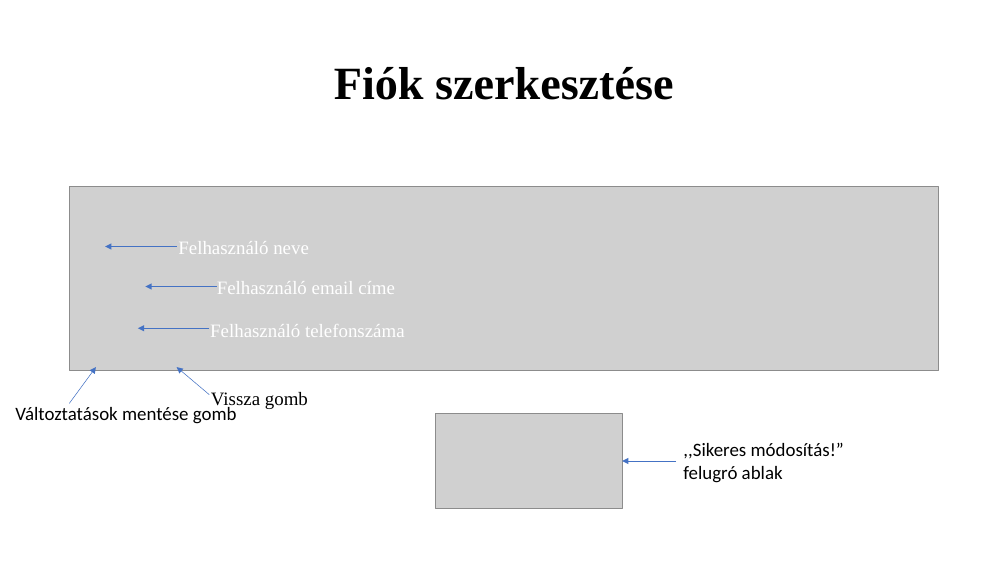
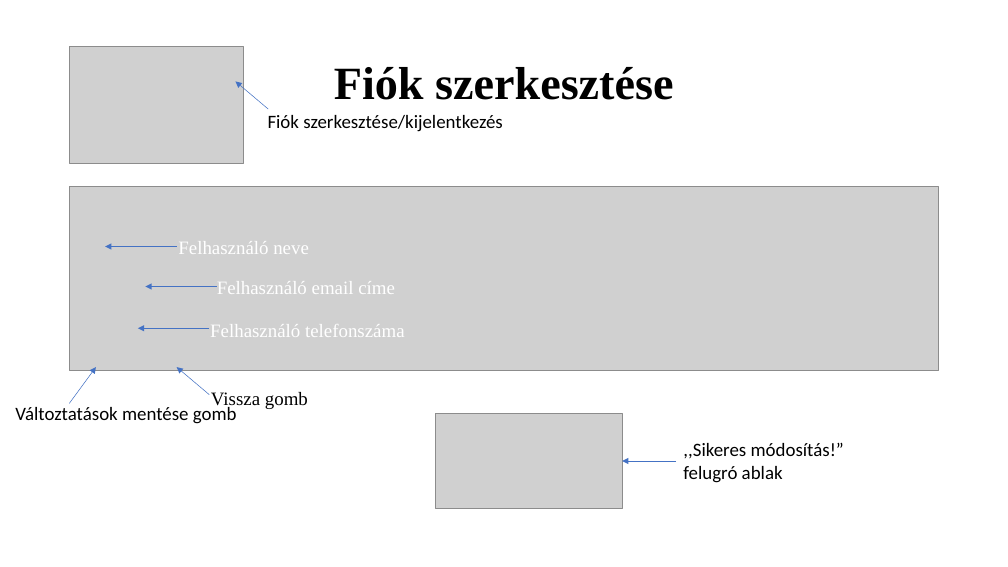
Before and after one commit to K0RN3L07/ParKing, a slide deck: slide 16 of Dokumentumok/ParKing-prezentacio.pptx (slide 14 before the commit). Drawn at 1008x567 pixels with LibreOffice and Linux fonts; fonts in the diff are those of the drawing; grey boxes stand for pictures. Boxes give left, top, right and bottom in pixels: in the first picture for what was removed or moved away, otherwise in the second. Text is boxed around its words. In the diff, an @@ line names an element or a change of style, - is before the commit and + after.

```diff
--- a/Dokumentumok/ParKing-prezentacio.pptx
+++ b/Dokumentumok/ParKing-prezentacio.pptx
@@ picture added at <box>70,47,243,163</box> @@
@@ arrow added from (268, 109) to (236, 82), #4472C4 0.5 pt @@
@@ text added at <box>268,115,503,132</box>, 18 pt, text #000000 @@
+Fiók szerkesztése/kijelentkezés
```
Also in this commit, not shown: 3 other slides changed, 2 slides added.
